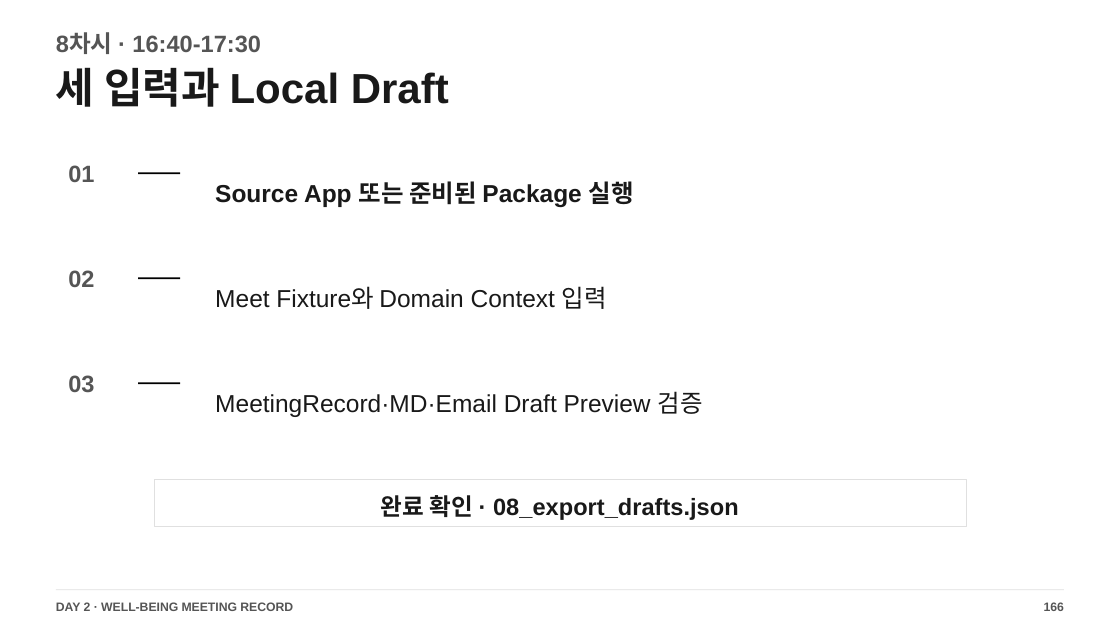
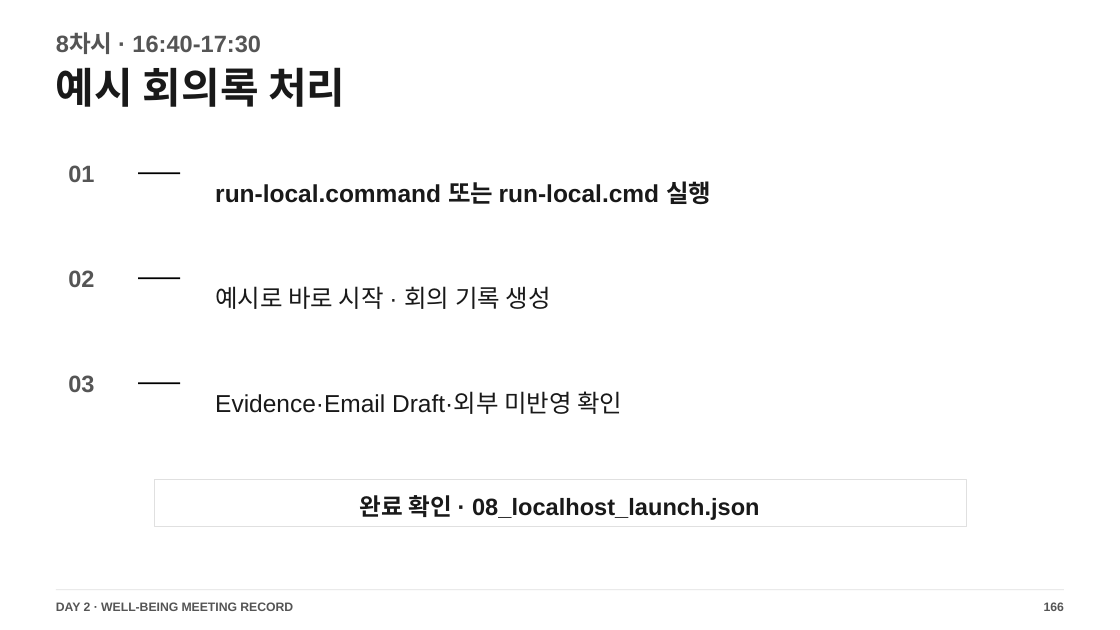
Before and after one commit to smilesjcha/llm-agent-and-workflow-automation, a slide deck: slide 166 of slides/IPA_LLM_Agent_업무자동화_Day2_2026_STUDENT_READY_176p.pptx. Drawn at 1120x630 pixels with LibreOffice and Linux fonts; fonts in the diff are those of the drawing. Boxes give left, top, right and bottom in pixels: in the first picture for what was removed or moved away, otherwise in the second. Text is boxed around its words. In the diff, an @@ line names an element or a change of style, - is before the commit and + after.

Commit message:
docs(day2): align class 8 localhost tutorial

```diff
--- a/slides/IPA_LLM_Agent_업무자동화_Day2_2026_STUDENT_READY_176p.pptx
+++ b/slides/IPA_LLM_Agent_업무자동화_Day2_2026_STUDENT_READY_176p.pptx
@@ text at (x1=56, y1=67, x2=345, y2=107): text changed @@
-세 입력과 Local Draft
+예시 회의록 처리
@@ text at (x1=215, y1=181, x2=711, y2=204): text changed @@
-Source App 또는 준비된 Package 실행
+run-local.command 또는 run-local.cmd 실행
@@ text at (x1=215, y1=286, x2=551, y2=309): text changed @@
-Meet Fixture와 Domain Context 입력
+예시로 바로 시작 · 회의 기록 생성
@@ text at (x1=215, y1=391, x2=622, y2=414): text changed @@
-MeetingRecord·MD·Email Draft Preview 검증
+Evidence·Email Draft·외부 미반영 확인
@@ text at (x1=360, y1=495, x2=760, y2=520): text changed @@
-완료 확인 · 08_export_drafts.json
+완료 확인 · 08_localhost_launch.json
```
Also in this commit, not shown: 44 other slides changed, 12 other files.
